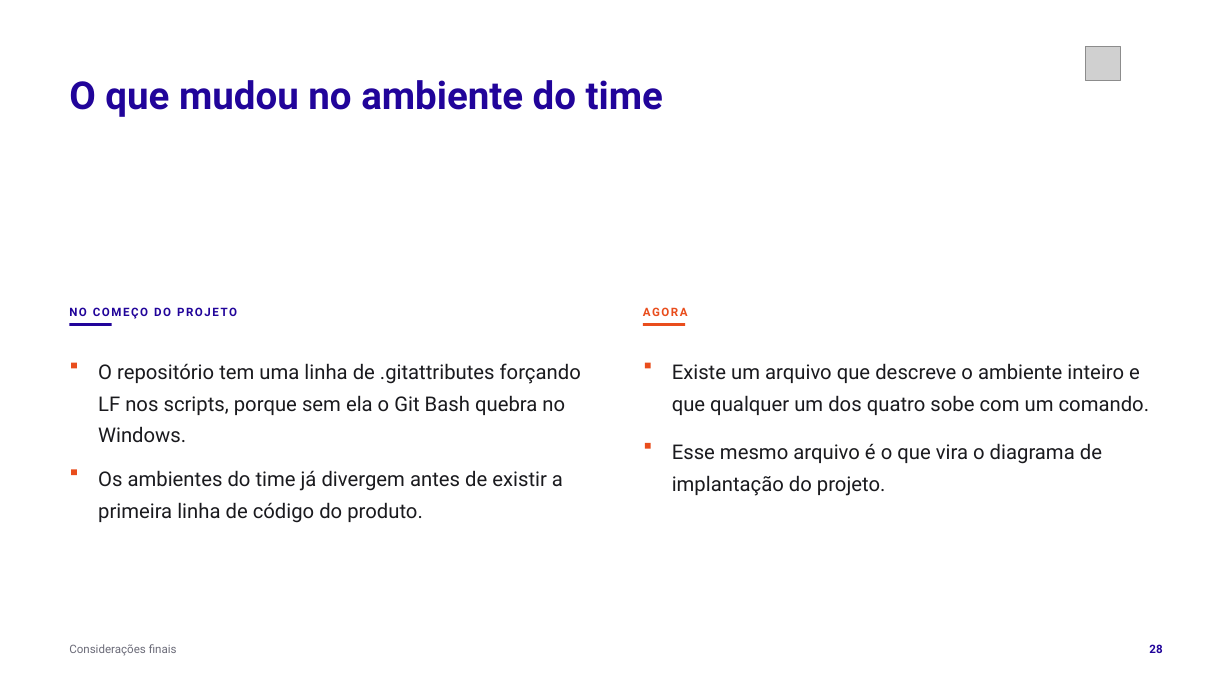
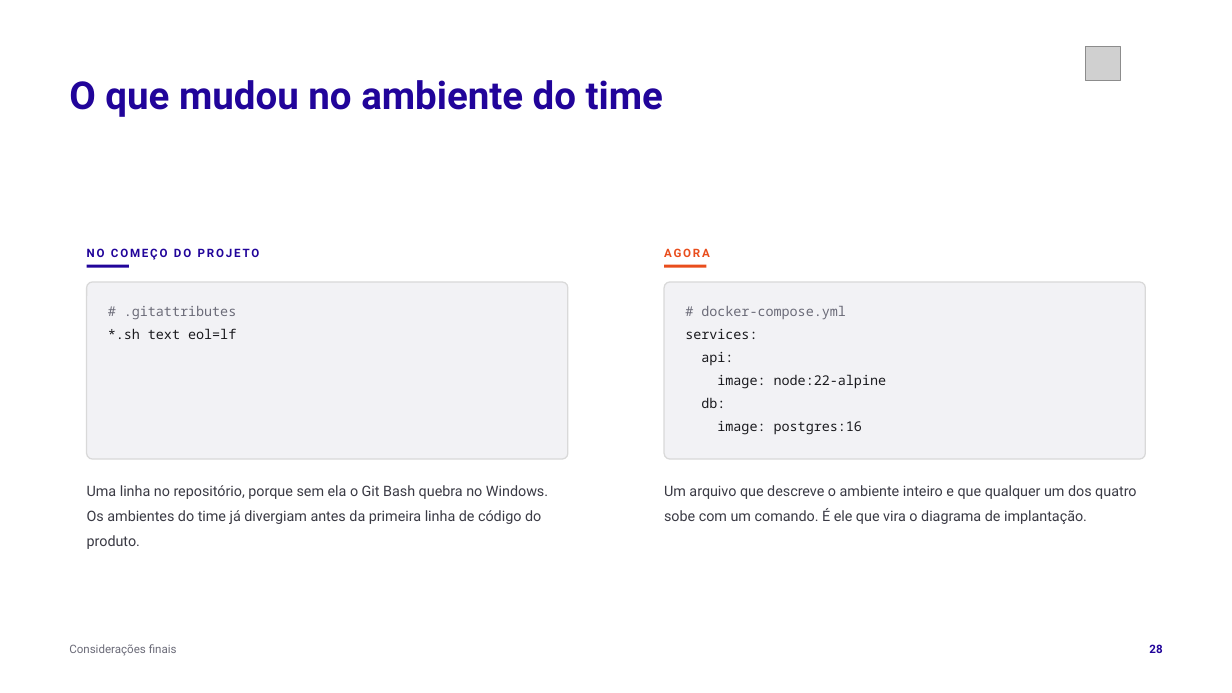
Before and after one commit to tcpassos/invite-app, a slide deck: slide 28 of trabalhos/T1-Docker-Invite-People.pptx. Drawn at 1232x693 pixels with LibreOffice and Linux fonts; fonts in the diff are those of the drawing; grey boxes stand for pictures. Boxes give left, top, right and bottom in pixels: in the first picture for what was removed or moved away, otherwise in the second. Text is boxed around its words. In the diff, an @@ line names an element or a change of style, - is before the commit and + after.

```diff
--- a/trabalhos/T1-Docker-Invite-People.pptx
+++ b/trabalhos/T1-Docker-Invite-People.pptx
@@ text "NO COMEÇO DO PROJETO" moved from (x1=69, y1=307, x2=237, y2=319) to (x1=87, y1=248, x2=260, y2=260) @@
@@ text "NO COMEÇO DO PROJETO" at (x1=87, y1=248, x2=260, y2=260): letter spacing 1.2 to 1.4 pt @@
@@ rectangle moved from (x1=69, y1=323, x2=112, y2=326) to (x1=87, y1=264, x2=129, y2=267) @@
@@ text "AGORA" at (x1=664, y1=248, x2=710, y2=257): letter spacing 1.2 to 1.4 pt @@
@@ text "AGORA" moved from (x1=643, y1=307, x2=688, y2=316) to (x1=664, y1=248, x2=710, y2=257) @@
@@ rectangle moved from (x1=643, y1=323, x2=686, y2=326) to (x1=665, y1=264, x2=707, y2=267) @@
@@ rounded rectangle added at (x1=87, y1=282, x2=568, y2=459), fill #F2F2F5, outline #D9D9D9 1 pt @@
@@ rounded rectangle added at (x1=665, y1=282, x2=1146, y2=459), fill #F2F2F5, outline #D9D9D9 1 pt @@
@@ text added at (x1=108, y1=328, x2=236, y2=339), 10.5 pt, text #1A1A1E @@
+*.sh text eol=lf
@@ text added at (x1=124, y1=306, x2=237, y2=319), 10.5 pt, text #6B6B78 @@
+# .gitattributes
@@ text added at (x1=685, y1=329, x2=757, y2=339), 10.5 pt, text #1A1A1E @@
+services:
@@ text added at (x1=701, y1=306, x2=846, y2=319), 10.5 pt, text #6B6B78 @@
+# docker-compose.yml
@@ text added at (x1=701, y1=352, x2=733, y2=365), 10.5 pt, text #1A1A1E @@
+api:
@@ rectangle removed at (x1=71, y1=362, x2=77, y2=368) @@
@@ text removed at (x1=98, y1=363, x2=581, y2=443) @@
-O repositório tem uma linha de .gitattributes forçando LF nos scripts, porque sem ela o Git Bash quebra no Windows.
@@ rectangle removed at (x1=645, y1=362, x2=651, y2=368) @@
@@ text added at (x1=717, y1=374, x2=887, y2=389), 10.5 pt, text #1A1A1E @@
+image: node:22-alpine
@@ text added at (x1=701, y1=397, x2=725, y2=408), 10.5 pt, text #1A1A1E @@
+db:
@@ rectangle removed at (x1=645, y1=443, x2=651, y2=448) @@
@@ text removed at (x1=672, y1=443, x2=1102, y2=496) @@
-Esse mesmo arquivo é o que vira o diagrama de implantação do projeto.
@@ text added at (x1=717, y1=421, x2=862, y2=435), 10.5 pt, text #1A1A1E @@
+image: postgres:16
@@ rectangle removed at (x1=71, y1=470, x2=77, y2=475) @@
@@ text at (x1=87, y1=485, x2=548, y2=549): text changed; size 15.8 to 11.2 pt; text colour #1A1A1E to #3A3A44 @@
-Os ambientes do time já divergem antes de existir a primeira linha de código do produto.
+Uma linha no repositório, porque sem ela o Git Bash quebra no Windows. Os ambientes do time já divergiam antes da primeira linha de código do produto.
@@ text at (x1=664, y1=485, x2=1136, y2=524): text changed; size 15.8 to 11.2 pt; text colour #1A1A1E to #3A3A44 @@
-Existe um arquivo que descreve o ambiente inteiro e que qualquer um dos quatro sobe com um comando.
+Um arquivo que descreve o ambiente inteiro e que qualquer um dos quatro sobe com um comando. É ele que vira o diagrama de implantação.
```
Also in this commit, not shown: 24 other slides changed, 8 other files.
